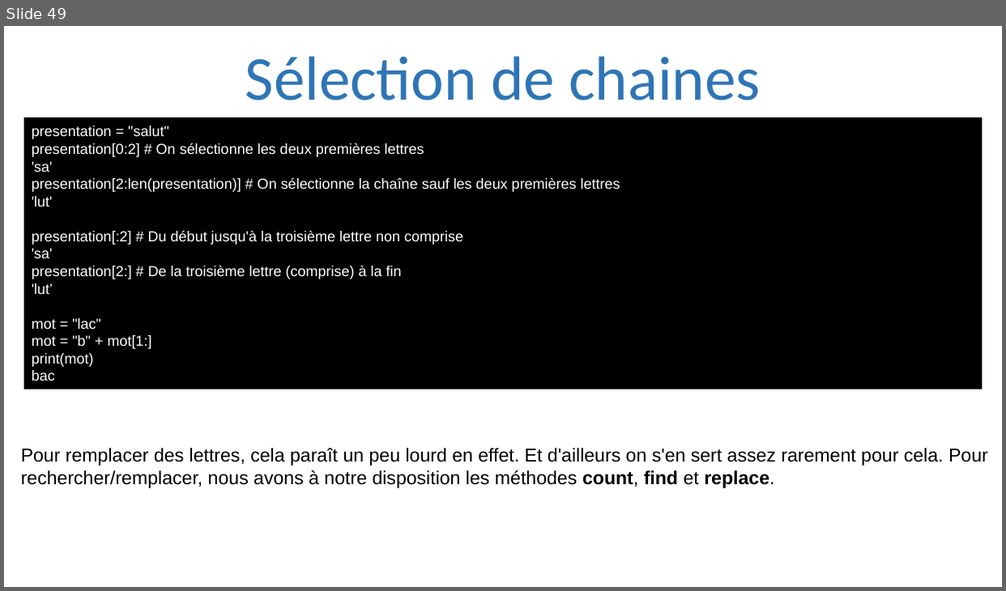
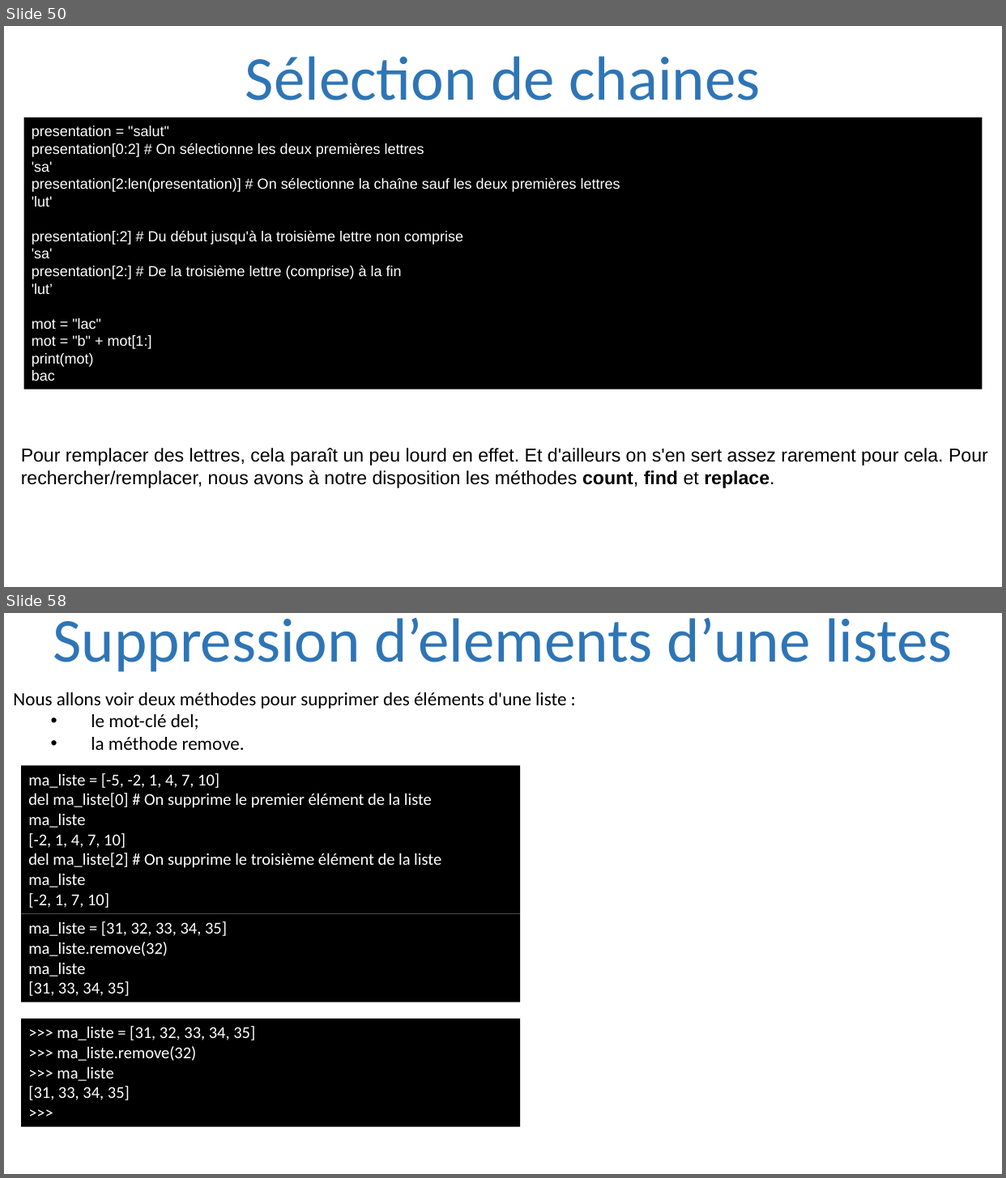
Before and after one commit to julienPalleau/PythonDoc, a slide deck: Python-resume.pptx. Shown one above the other, each under a label of ours: slide 49 before the commit, slides 50 and 58 after it; the slides between them are not shown. The pictures are 1006x591 and 1006x1178 pixels, drawn with LibreOffice and Linux fonts; fonts in the diff are those of the drawing. Boxes give left, top, right and bottom in pixels: in the first picture for what was removed or moved away, otherwise in the second. Text is boxed around its words. In the diff, an @@ line names an element or a change of style, - is before the commit and + after.

Commit message:
fin de creer des listes et des tuples

```diff
--- a/Python-resume.pptx
+++ b/Python-resume.pptx
@@ slide 58 added at (4, 613, 1002, 1174), background #FFFFFF @@
@@ title added at (53, 618, 953, 672), 60 pt, text #2E75B6 @@
+Suppression d’elements d’une listes
@@ text added at (13, 692, 566, 750), 18 pt, text #000000 @@
+Nous allons voir deux méthodes pour supprimer des éléments d'une liste :
+  • le mot-clé del;
+  • la méthode remove.
@@ rectangle added at (21, 766, 521, 914), fill #000000, 16 pt, text #FFFFFF @@
+ma_liste = [-5, -2, 1, 4, 7, 10]
+del ma_liste[0] # On supprime le premier élément de la liste
+ma_liste
+[-2, 1, 4, 7, 10]
+del ma_liste[2] # On supprime le troisième élément de la liste
+ma_liste
+[-2, 1, 7, 10]
@@ rectangle added at (21, 914, 521, 1003), fill #000000, 16 pt, text #FFFFFF @@
+ma_liste = [31, 32, 33, 34, 35]
+ma_liste.remove(32)
+ma_liste
+[31, 33, 34, 35]
@@ rectangle added at (21, 1019, 521, 1127), fill #000000, 16 pt, text #FFFFFF @@
+>>> ma_liste = [31, 32, 33, 34, 35]
+>>> ma_liste.remove(32)
+>>> ma_liste
+[31, 33, 34, 35]
+>>>
@@ what was slide 49 is now slide 50 @@
```
Also in this commit, not shown: 8 slides changed, 23 other slides added.
